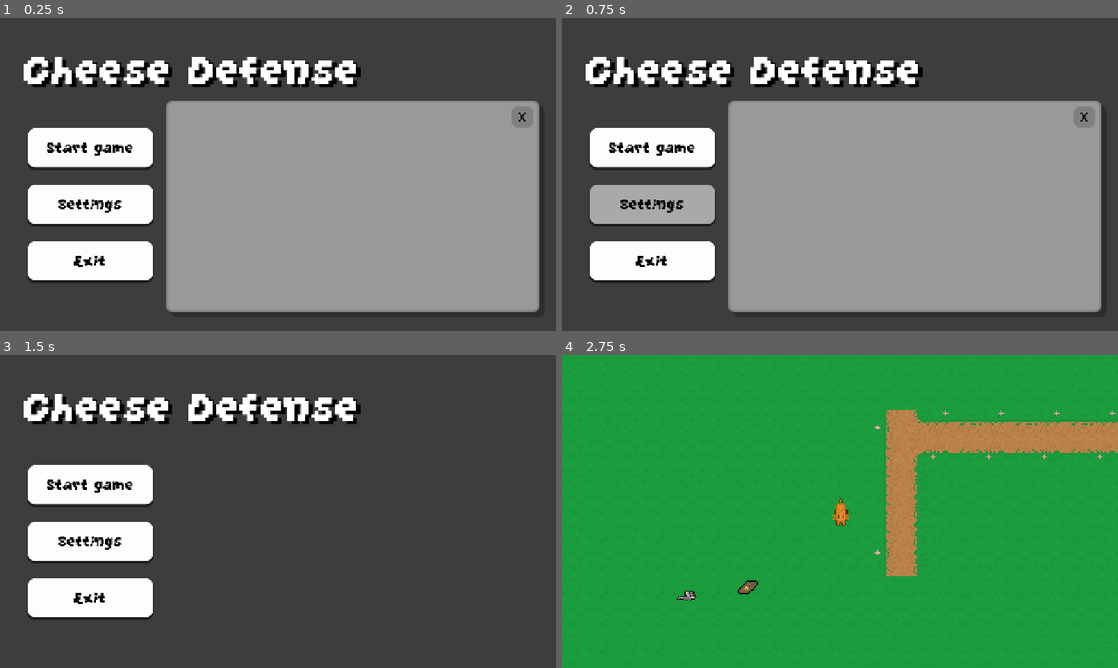
Above: before the commit, frames 1-4 (two rows, left to right).
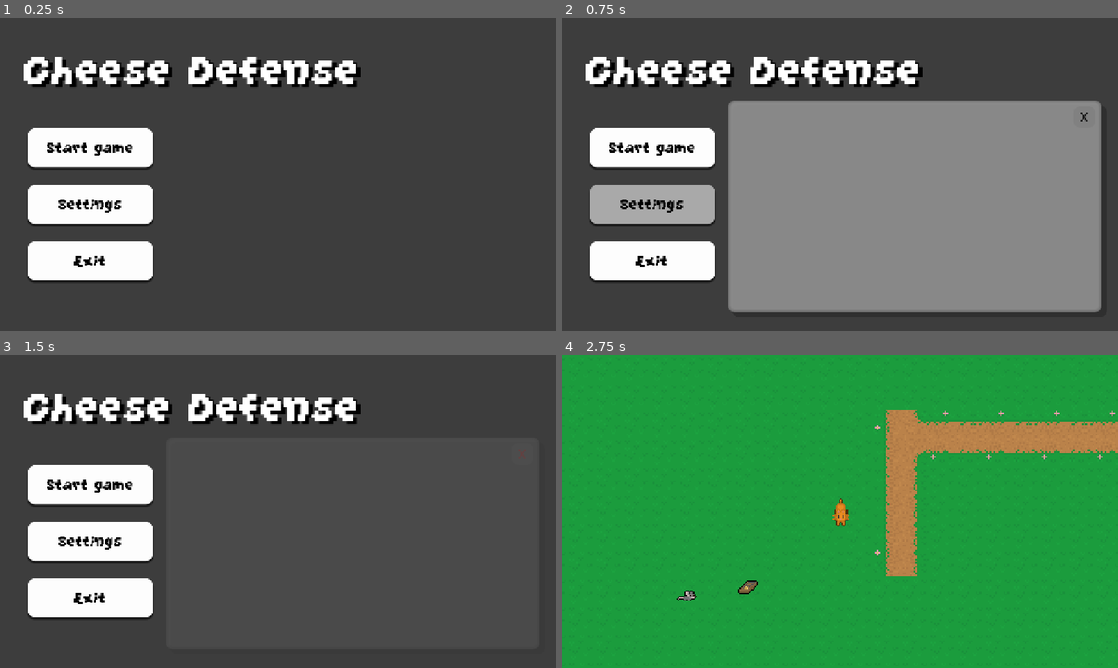
Above: after the commit, the same moments.

Repository: kamil-krecisz/Cat-and-Mouse-game
Game: Godot game, scene res://Scenes/main_menu.tscn
Same seed, same stepped clock (60 frames per second), same inputs: the game is played once before the commit and once after it.
Inputs:
- Up to frame 1 (0.25 s): no input
- Up to frame 2 (0.75 s): click "Settings" at 0.5 s
- Up to frame 3 (1.5 s): click "X" at 1.25 s
- Up to frame 4 (2.75 s): click "Start game" at 2 s

The runs differ from the first frame. In frame 1, 45% of the frame differs, in the area x 29-97%, y 26-94%; in frame 2, less than 0.1%; in frame 3, less than 0.1%; in frame 4, nothing differs.

Commit message:
Commit 6.0 - Added Pause menu

Diff:
--- a/Scenes/main.tscn
+++ b/Scenes/main.tscn
@@ -7,6 +7,7 @@
 [ext_resource type="Script" uid="uid://bi8iqdwx3y5sp" path="res://addons/phantom_camera/scripts/resources/tween_resource.gd" id="5_hptm8"]
 [ext_resource type="PackedScene" uid="uid://cx21330d82bk6" path="res://Scenes/Mouse.tscn" id="6_d1ilt"]
 [ext_resource type="PackedScene" uid="uid://ba7qoy6xh64iw" path="res://Scenes/Trap.tscn" id="7_6bp64"]
+[ext_resource type="PackedScene" uid="uid://cdmmkfsji1a0y" path="res://Scenes/pause_menu.tscn" id="8_344ge"]
 
 [sub_resource type="TileSetAtlasSource" id="TileSetAtlasSource_x5cf0"]
 texture = ExtResource("1_21xkr")
@@ -89,3 +90,7 @@
 [node name="Trap" parent="." instance=ExtResource("7_6bp64")]
 position = Vector2(232, 262)
 collision_mask = 4
+
+[node name="CanvasLayer" type="CanvasLayer" parent="."]
+
+[node name="PauseMenu" parent="CanvasLayer" instance=ExtResource("8_344ge")]
--- a/Scenes/main_menu.tscn
+++ b/Scenes/main_menu.tscn
@@ -122,6 +122,43 @@
 corner_radius_top_right = 16
 corner_radius_bottom_right = 16
 corner_radius_bottom_left = 16
+
+[sub_resource type="Animation" id="Animation_1ehe0"]
+length = 0.001
+tracks/0/type = "value"
+tracks/0/imported = false
+tracks/0/enabled = true
+tracks/0/path = NodePath("CanvasLayer/Panel:modulate")
+tracks/0/interp = 1
+tracks/0/loop_wrap = true
+tracks/0/keys = {
+"times": PackedFloat32Array(0),
+"transitions": PackedFloat32Array(1),
+"update": 0,
+"values": [Color(1, 1, 1, 0)]
+}
+
+[sub_resource type="Animation" id="Animation_48xlc"]
+resource_name = "settings_animation"
+length = 0.2
+tracks/0/type = "value"
+tracks/0/imported = false
+tracks/0/enabled = true
+tracks/0/path = NodePath("CanvasLayer/Panel:modulate")
+tracks/0/interp = 1
+tracks/0/loop_wrap = true
+tracks/0/keys = {
+"times": PackedFloat32Array(0, 0.2),
+"transitions": PackedFloat32Array(1, 1),
+"update": 0,
+"values": [Color(1, 1, 1, 0), Color(1, 1, 1, 1)]
+}
+
+[sub_resource type="AnimationLibrary" id="AnimationLibrary_ce3w2"]
+_data = {
+&"RESET": SubResource("Animation_1ehe0"),
+&"settings_animation": SubResource("Animation_48xlc")
+}
 
 [node name="MainMenu" type="Control"]
 layout_mode = 3
@@ -225,8 +262,10 @@
 vertical_alignment = 1
 
 [node name="CanvasLayer" type="CanvasLayer" parent="."]
+visible = false
 
 [node name="Panel" type="Panel" parent="CanvasLayer"]
+modulate = Color(1, 1, 1, 0)
 offset_left = 381.0
 offset_top = 189.0
 offset_right = 1242.0
@@ -250,6 +289,11 @@
 theme_override_styles/normal = SubResource("StyleBoxFlat_vr1f0")
 text = "X"
 
+[node name="AnimationPlayer" type="AnimationPlayer" parent="."]
+libraries = {
+&"": SubResource("AnimationLibrary_ce3w2")
+}
+
 [connection signal="pressed" from="VBoxContainer/StartButton" to="." method="_on_start_pressed"]
 [connection signal="pressed" from="VBoxContainer/SettingsButton" to="." method="_on_settings_pressed"]
 [connection signal="pressed" from="VBoxContainer/ExitButton" to="." method="_on_exit_pressed"]
--- /dev/null
+++ b/Scenes/pause_menu.tscn
@@ -0,0 +1,132 @@
+[gd_scene load_steps=7 format=3 uid="uid://cdmmkfsji1a0y"]
+
+[ext_resource type="Shader" uid="uid://5hxuvfnm2nsc" path="res://Shaders/pause_menu.gdshader" id="1_emv3i"]
+[ext_resource type="Script" uid="uid://si1yn14o5fc0" path="res://scripts/pause_menu.gd" id="1_k0w1u"]
+
+[sub_resource type="ShaderMaterial" id="ShaderMaterial_k0w1u"]
+shader = ExtResource("1_emv3i")
+shader_parameter/lod = 0.0
+
+[sub_resource type="Animation" id="Animation_bpi0q"]
+length = 0.001
+tracks/0/type = "value"
+tracks/0/imported = false
+tracks/0/enabled = true
+tracks/0/path = NodePath("ColorRect:material:shader_parameter/lod")
+tracks/0/interp = 1
+tracks/0/loop_wrap = true
+tracks/0/keys = {
+"times": PackedFloat32Array(0),
+"transitions": PackedFloat32Array(1),
+"update": 0,
+"values": [0.0]
+}
+tracks/1/type = "value"
+tracks/1/imported = false
+tracks/1/enabled = true
+tracks/1/path = NodePath("PanelContainer:modulate")
+tracks/1/interp = 1
+tracks/1/loop_wrap = true
+tracks/1/keys = {
+"times": PackedFloat32Array(0),
+"transitions": PackedFloat32Array(1),
+"update": 0,
+"values": [Color(1, 1, 1, 0)]
+}
+
+[sub_resource type="Animation" id="Animation_1och7"]
+resource_name = "blur"
+length = 0.3
+tracks/0/type = "value"
+tracks/0/imported = false
+tracks/0/enabled = true
+tracks/0/path = NodePath("ColorRect:material:shader_parameter/lod")
+tracks/0/interp = 1
+tracks/0/loop_wrap = true
+tracks/0/keys = {
+"times": PackedFloat32Array(0, 0.3),
+"transitions": PackedFloat32Array(1, 1),
+"update": 0,
+"values": [0.0, 0.88]
+}
+tracks/1/type = "value"
+tracks/1/imported = false
+tracks/1/enabled = true
+tracks/1/path = NodePath("PanelContainer:modulate")
+tracks/1/interp = 1
+tracks/1/loop_wrap = true
+tracks/1/keys = {
+"times": PackedFloat32Array(0, 0.3),
+"transitions": PackedFloat32Array(1, 1),
+"update": 0,
+"values": [Color(1, 1, 1, 0), Color(1, 1, 1, 1)]
+}
+
+[sub_resource type="AnimationLibrary" id="AnimationLibrary_vmyb1"]
+_data = {
+&"RESET": SubResource("Animation_bpi0q"),
+&"blur": SubResource("Animation_1och7")
+}
+
+[node name="PauseMenu" type="Control"]
+process_mode = 3
+layout_mode = 3
+anchors_preset = 15
+anchor_right = 1.0
+anchor_bottom = 1.0
+grow_horizontal = 2
+grow_vertical = 2
+script = ExtResource("1_k0w1u")
+
+[node name="ColorRect" type="ColorRect" parent="."]
+material = SubResource("ShaderMaterial_k0w1u")
+layout_mode = 1
+anchors_preset = 15
+anchor_right = 1.0
+anchor_bottom = 1.0
+grow_horizontal = 2
+grow_vertical = 2
+
+[node name="PanelContainer" type="PanelContainer" parent="."]
+modulate = Color(1, 1, 1, 0)
+layout_mode = 1
+anchors_preset = 8
+anchor_left = 0.5
+anchor_top = 0.5
+anchor_right = 0.5
+anchor_bottom = 0.5
+offset_left = -220.5
+offset_top = -216.0
+offset_right = 220.5
+offset_bottom = 216.0
+grow_horizontal = 2
+grow_vertical = 2
+
+[node name="VBoxContainer" type="VBoxContainer" parent="PanelContainer"]
+layout_mode = 2
+theme_override_constants/separation = 58
+alignment = 1
+
+[node name="Resume" type="Button" parent="PanelContainer/VBoxContainer"]
+layout_mode = 2
+theme_override_font_sizes/font_size = 35
+text = "Resume"
+
+[node name="MainMenu" type="Button" parent="PanelContainer/VBoxContainer"]
+layout_mode = 2
+theme_override_font_sizes/font_size = 35
+text = "Main menu"
+
+[node name="Exit" type="Button" parent="PanelContainer/VBoxContainer"]
+layout_mode = 2
+theme_override_font_sizes/font_size = 35
+text = "Exit"
+
+[node name="AnimationPlayer" type="AnimationPlayer" parent="."]
+libraries = {
+&"": SubResource("AnimationLibrary_vmyb1")
+}
+
+[connection signal="pressed" from="PanelContainer/VBoxContainer/Resume" to="." method="_on_resume_pressed"]
+[connection signal="pressed" from="PanelContainer/VBoxContainer/MainMenu" to="." method="_on_main_menu_pressed"]
+[connection signal="pressed" from="PanelContainer/VBoxContainer/Exit" to="." method="_on_exit_pressed"]
--- /dev/null
+++ b/Shaders/pause_menu.gdshader
@@ -0,0 +1,9 @@
+shader_type canvas_item;
+uniform sampler2D SCREEN_TEXTURE: hint_screen_texture, filter_linear_mipmap;
+
+uniform float lod: hint_range(0.0, 5) = 0.0;
+
+void fragment(){
+	vec4 color = texture(SCREEN_TEXTURE, SCREEN_UV, lod);
+	COLOR = color;
+}
--- a/project.godot
+++ b/project.godot
@@ -60,6 +60,11 @@
 "events": [Object(InputEventKey,"resource_local_to_scene":false,"resource_name":"","device":-1,"window_id":0,"alt_press …(195 unchanged characters)…
 ]
 }
+esc={
+"deadzone": 0.2,
+"events": [Object(InputEventKey,"resource_local_to_scene":false,"resource_name":"","device":-1,"window_id":0,"alt_pressed":false,"shift_pressed":false,"ctrl_pressed":false,"meta_pressed":false,"pressed":false,"keycode":0,"physical_keycode":4194305,"key_label":0,"unicode":0,"location":0,"echo":false,"script":null)
+]
+}
 
 [rendering]
 
--- a/scripts/main_menu.gd
+++ b/scripts/main_menu.gd
@@ -1,17 +1,24 @@
 extends Control
 @onready var settings_canvas: CanvasLayer = $CanvasLayer
+@onready var AniPlayer: AnimationPlayer = $AnimationPlayer
+
 
 func _on_start_pressed():
 	get_tree().change_scene_to_file("res://Scenes/main.tscn")
 
 
 func _on_settings_pressed():
+	if settings_canvas.visible == true:
+		return 1
 	settings_canvas.visible = true
+	AniPlayer.play("settings_animation")
 
 
 func _on_exit_pressed() -> void:
 	get_tree().quit()
 
 
-func _on_closing_button_pressed() -> void:
+func _on_closing_button_pressed():
+	AniPlayer.play_backwards("settings_animation")
+	await get_tree().create_timer(0.2).timeout
 	settings_canvas.visible = false
--- /dev/null
+++ b/scripts/pause_menu.gd
@@ -0,0 +1,29 @@
+extends Control
+@onready var animation: AnimationPlayer = $AnimationPlayer
+
+func resume():
+	get_tree().paused = false
+	animation.play_backwards("blur")
+
+func pause():
+	get_tree().paused = true
+	animation.play("blur")
+
+func Esc():
+	if Input.is_action_just_pressed("esc") and get_tree().paused == false:
+		pause()
+	elif Input.is_action_just_pressed("esc") and get_tree().paused == true:
+		resume()
+
+func _on_resume_pressed():
+	resume()
+
+func _on_main_menu_pressed():
+	resume()
+	get_tree().change_scene_to_file("res://Scenes/main_menu.tscn")
+
+func _on_exit_pressed():
+	get_tree().quit()
+
+func _process(_delta):
+	Esc()
Not shown: 1 places in Scenes/main.tscn that only renumber resources
Not shown: 1 places in Scenes/main_menu.tscn that only renumber resources
Not shown, added: Shaders/pause_menu.gdshader.uid
Not shown, added: scripts/pause_menu.gd.uid
